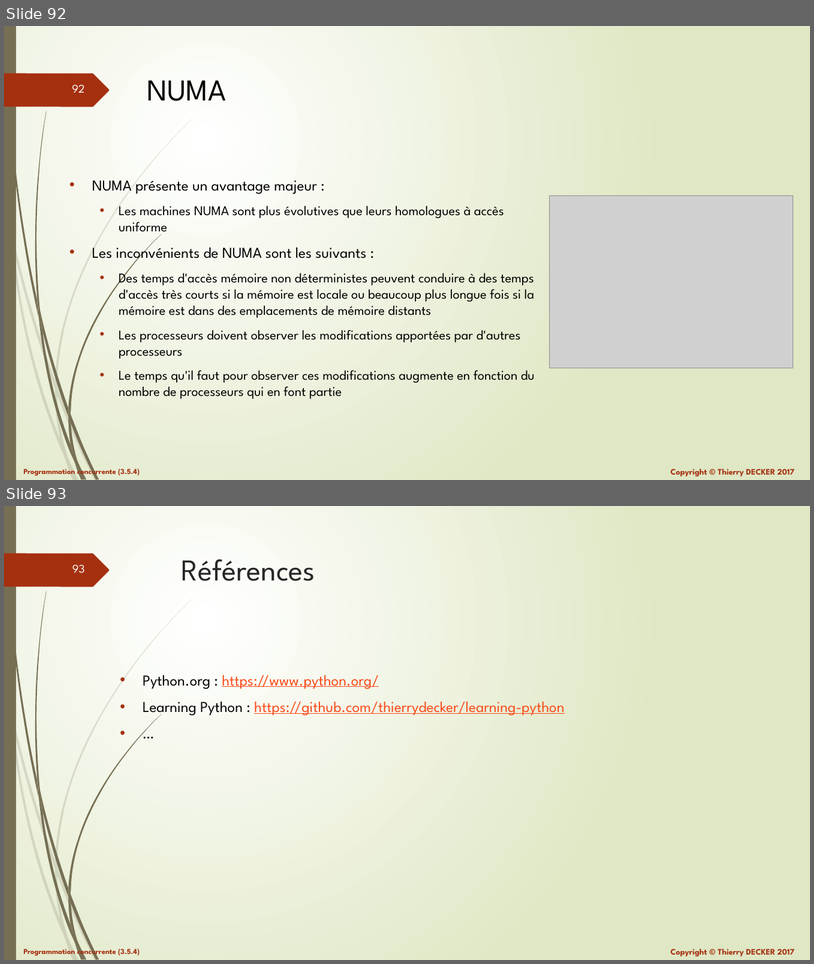
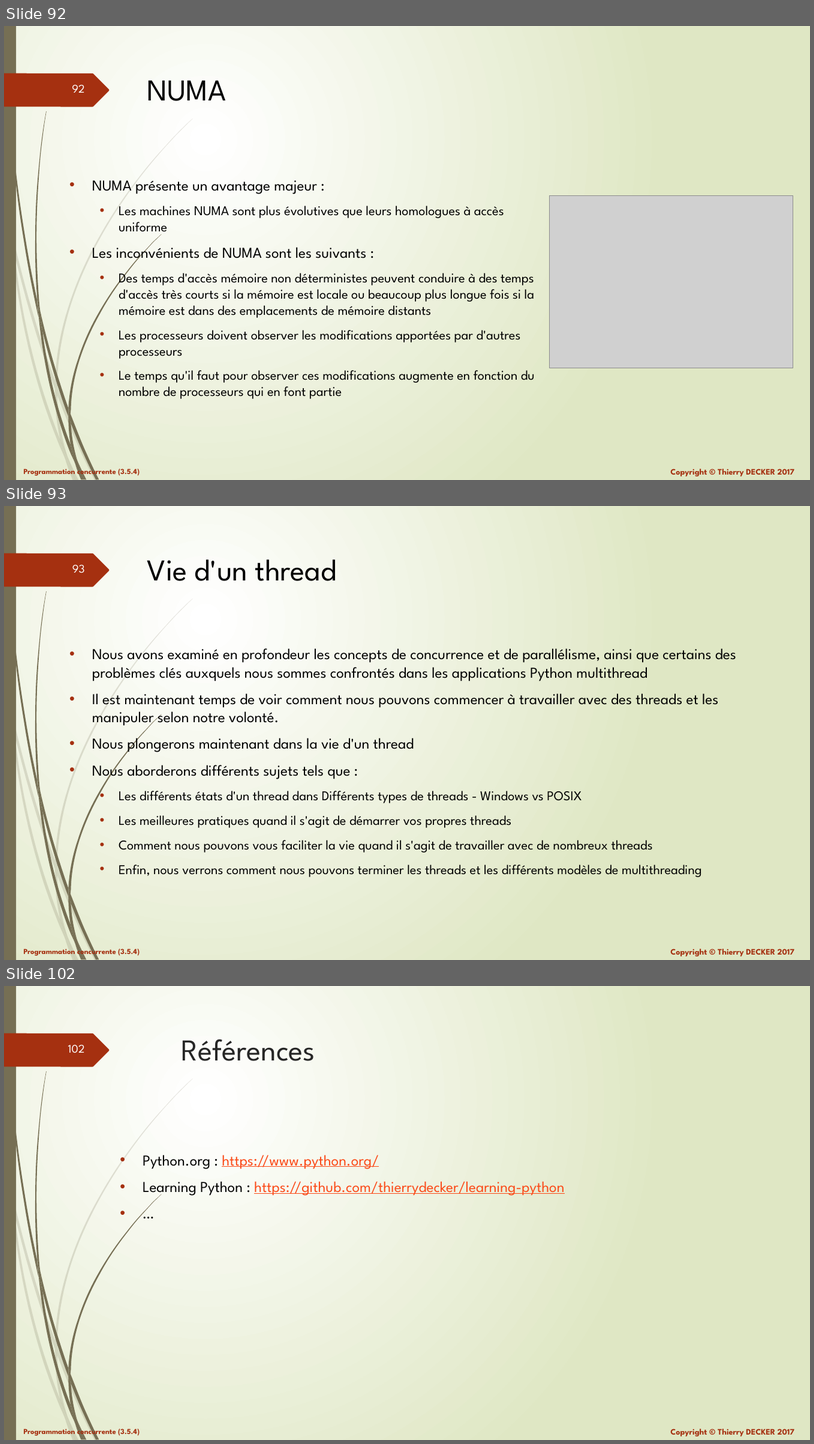
Before and after one commit to VikmanTheRacoon/learning-python, a slide deck: documentations/python-103.pptx. Shown one above the other, each under a label of ours: slides 92 and 93 before the commit, slides 92, 93 and 102 after it; the slides between them are not shown. The pictures are 814x964 and 814x1444 pixels, drawn with LibreOffice and Linux fonts; fonts in the diff are those of the drawing; grey boxes stand for pictures. Boxes give left, top, right and bottom in pixels: in the first picture for what was removed or moved away, otherwise in the second. Text is boxed around its words. In the diff, an @@ line names an element or a change of style, - is before the commit and + after.

```diff
--- a/documentations/python-103.pptx
+++ b/documentations/python-103.pptx
@@ slide 93 added at [4,506,810,960], background gradient #FFFFFF to #DFE8C4; not listed: 27 template elements that a slide beside it also shows @@
@@ title added at [147,559,337,581], 36 pt, text #000000 @@
+Vie d'un thread
@@ text added at [92,648,737,877], 18 pt, text #000000 @@
+• Nous avons examiné en profondeur les concepts de concurrence et de parallélisme, ainsi que certains des problèmes clés auxquels nous sommes confrontés dans les applications Python multithread
+• Il est maintenant temps de voir comment nous pouvons commencer à travailler avec des threads et les manipuler selon notre volonté.
+• Nous plongerons maintenant dans la vie d'un thread
+• Nous aborderons différents sujets tels que :
+  • Les différents états d'un thread dans Différents types de threads - Windows vs POSIX
+  • Les meilleures pratiques quand il s'agit de démarrer vos propres threads
+  • Comment nous pouvons vous faciliter la vie quand il s'agit de travailler avec de nombreux threads
+  • Enfin, nous verrons comment nous pouvons terminer les threads et les différents modèles de multithreading
@@ what was slide 93 is now slide 102 @@
@@ page number at [68,1045,85,1053]: text changed @@
-93
+102
```
Also in this commit, not shown: 8 other slides added, 1 other file.
